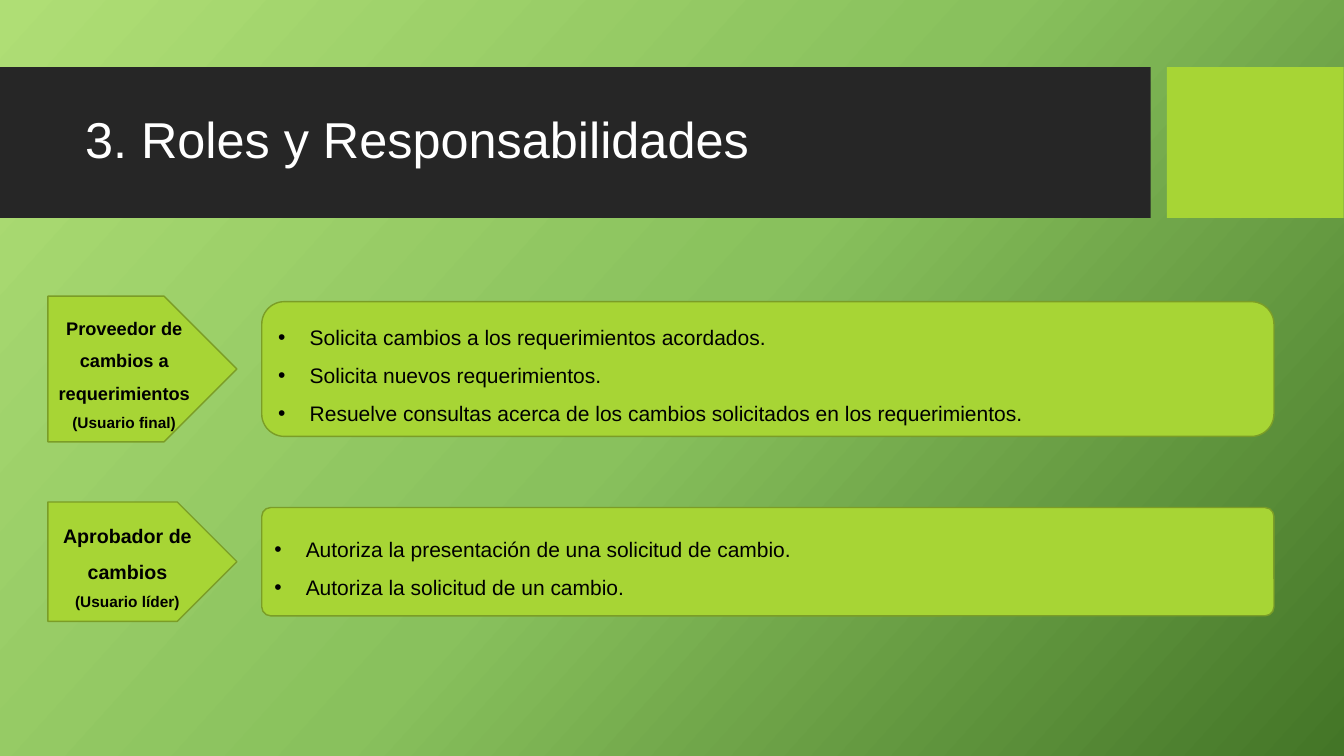
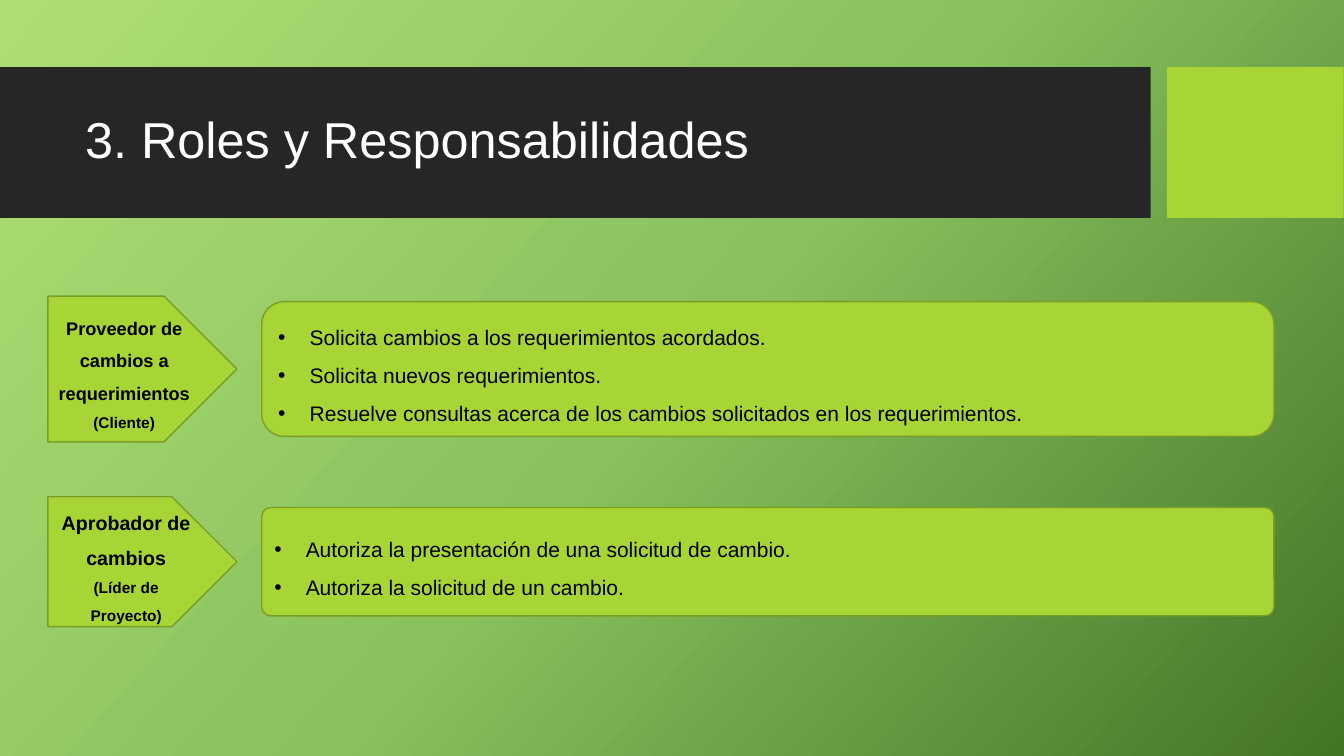
Before and after one commit to cjbensan/sistema-facturacion-inventario, a slide deck: slide 5 of CMMI-Nivel-2/REQM/PGCREQM_0.1_2015.pptx. Drawn at 1344x756 pixels with LibreOffice and Linux fonts; fonts in the diff are those of the drawing; background and template pictures are left out. Boxes give left, top, right and bottom in pixels: in the first picture for what was removed or moved away, otherwise in the second. Text is boxed around its words. In the diff, an @@ line names an element or a change of style, - is before the commit and + after.

```diff
--- a/CMMI-Nivel-2/REQM/PGCREQM_0.1_2015.pptx
+++ b/CMMI-Nivel-2/REQM/PGCREQM_0.1_2015.pptx
@@ text in pentagon arrow at (93,417,155,432): text changed @@
-(Usuario final)
+(Cliente)
@@ pentagon arrow "Aprobador de cambios": place and size @@
-pentagon arrow "Aprobador de cambios" at (48,502,238,621)
+pentagon arrow "Aprobador de cambios" at (48,497,238,627)
@@ text in pentagon arrow at (91,581,162,625): text changed @@
-(Usuario líder)
+(Líder de Proyecto)
```
Also in this commit, not shown: 2 other slides changed.
